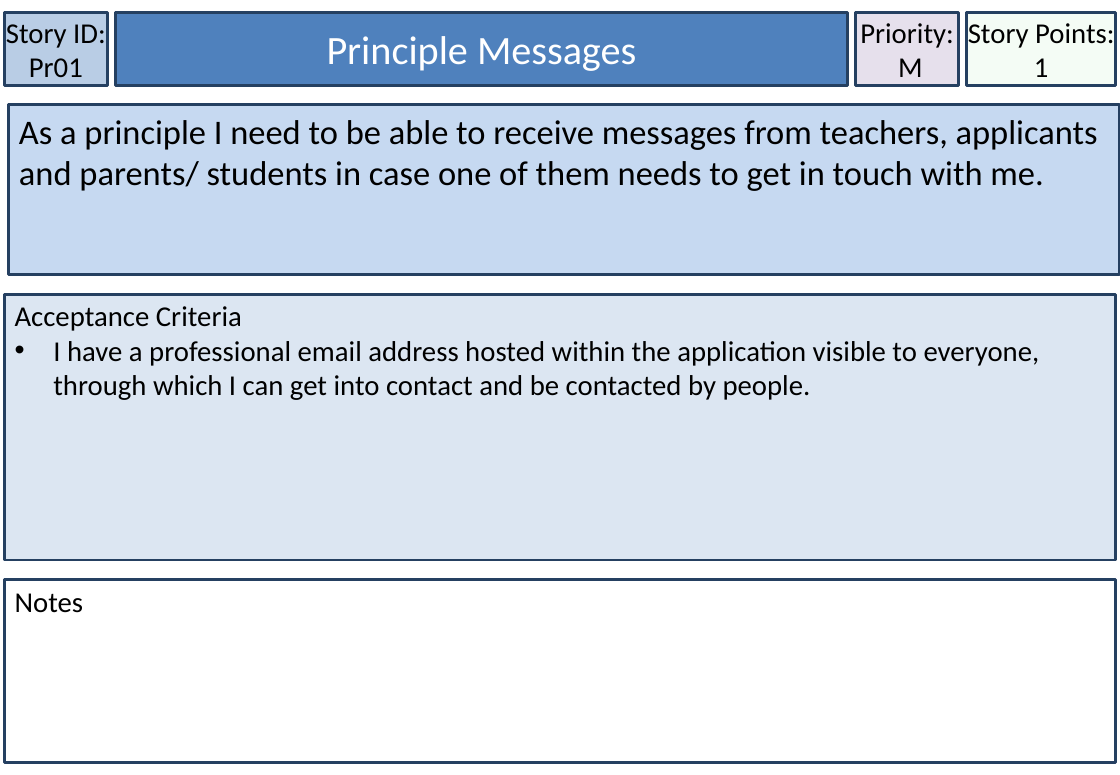
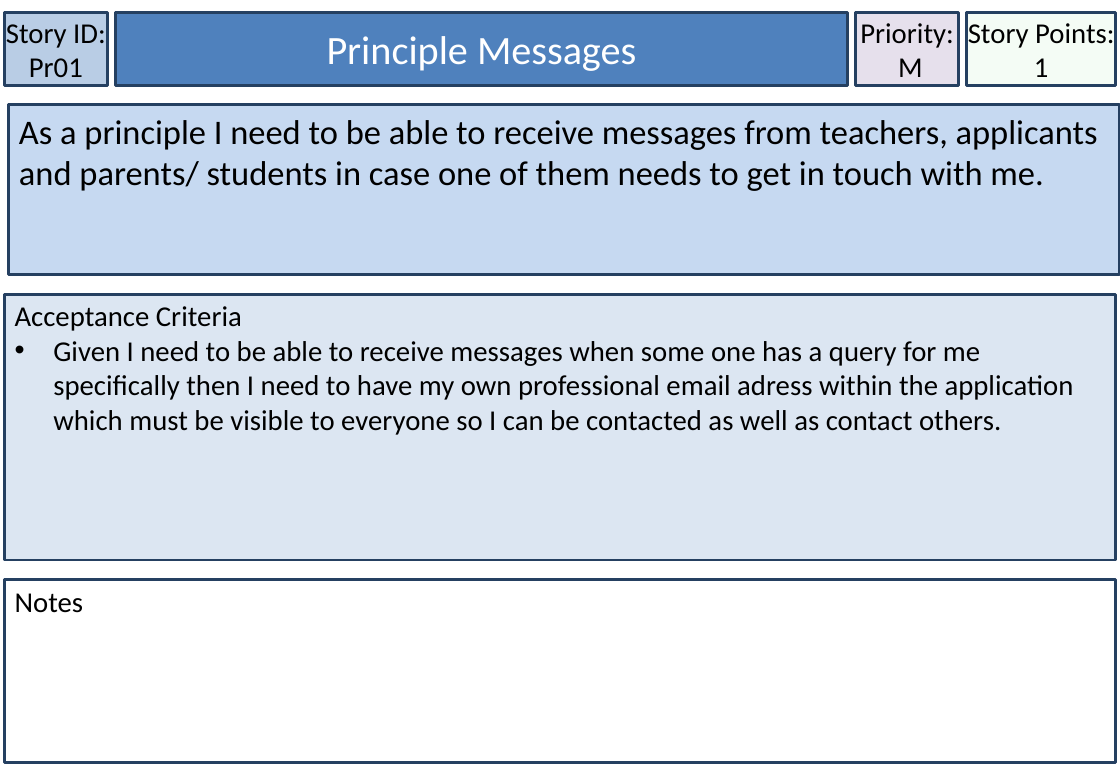
Before and after one commit to MichaelDevenish/IFB299MusicSchool, a slide deck: slide 27 of Documentation/Accpetance Criteria & User Stories/User Stories Final Format.pptx. Drawn at 1120x775 pixels with LibreOffice and Linux fonts; fonts in the diff are those of the drawing. Boxes give left, top, right and bottom in pixels: in the first picture for what was removed or moved away, otherwise in the second. Text is boxed around its words. In the diff, an @@ line names an element or a change of style, - is before the commit and + after.

```diff
--- a/Documentation/Accpetance Criteria & User Stories/User Stories Final Format.pptx
+++ b/Documentation/Accpetance Criteria & User Stories/User Stories Final Format.pptx
@@ text in rectangle at box(53, 341, 1074, 435): text changed @@
-• I have a professional email address hosted within the application visible to everyone, through which I can get into contact and be contacted by people.
+• Given I need to be able to receive messages when some one has a query for me specifically then I need to have my own professional email adress within the application which must be visible to everyone so I can be contacted as well as contact others.
```
Also in this commit, not shown: 18 other slides changed, 1 other file.
